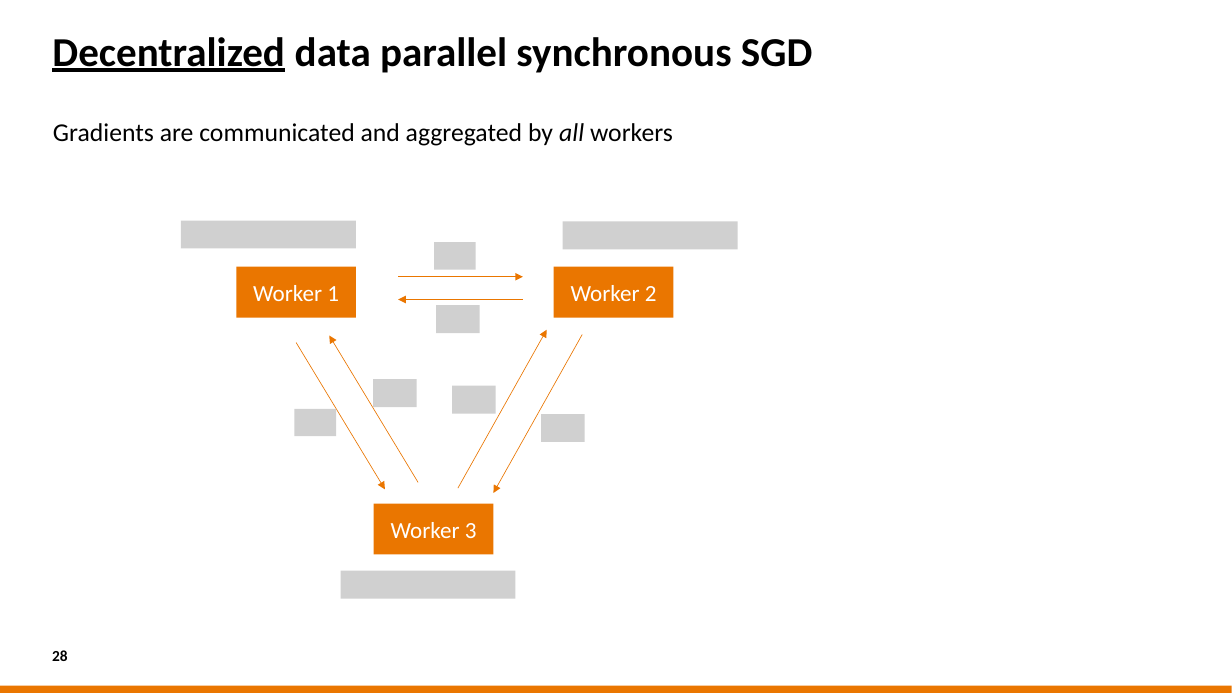
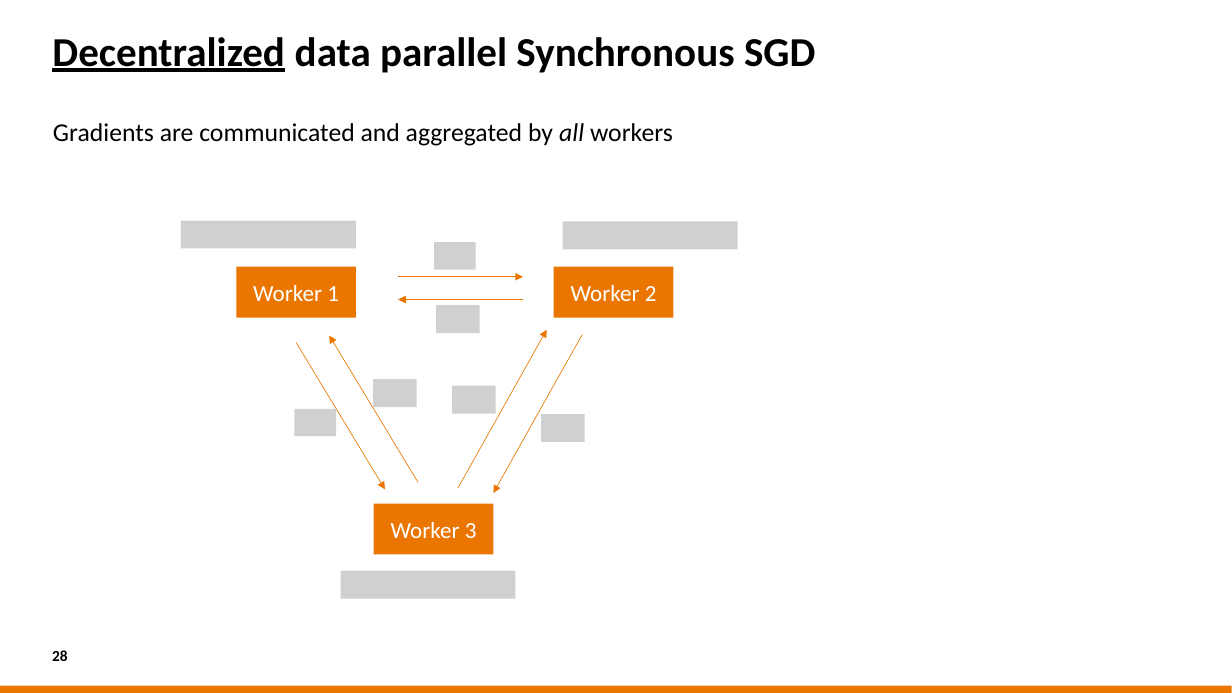
Before and after one commit to sara-nl/HPML-course-materials, a slide deck: slide 28 of Day2/slides/Parallel_Computing_for_DL.pptx. Drawn at 1232x693 pixels with LibreOffice and Linux fonts; fonts in the diff are those of the drawing; grey boxes stand for pictures; background and template pictures are left out. Boxes give left, top, right and bottom in pixels: in the first picture for what was removed or moved away, otherwise in the second. Text is boxed around its words. In the diff, an @@ line names an element or a change of style, - is before the commit and + after.

Commit message:
update parallelization slides

```diff
--- a/Day2/slides/Parallel_Computing_for_DL.pptx
+++ b/Day2/slides/Parallel_Computing_for_DL.pptx
@@ title at bbox=[52, 37, 815, 73]: text changed @@
-Decentralized data parallel synchronous SGD
+Decentralized data parallel Synchronous SGD
```
Also in this commit, not shown: 11 other slides changed.
